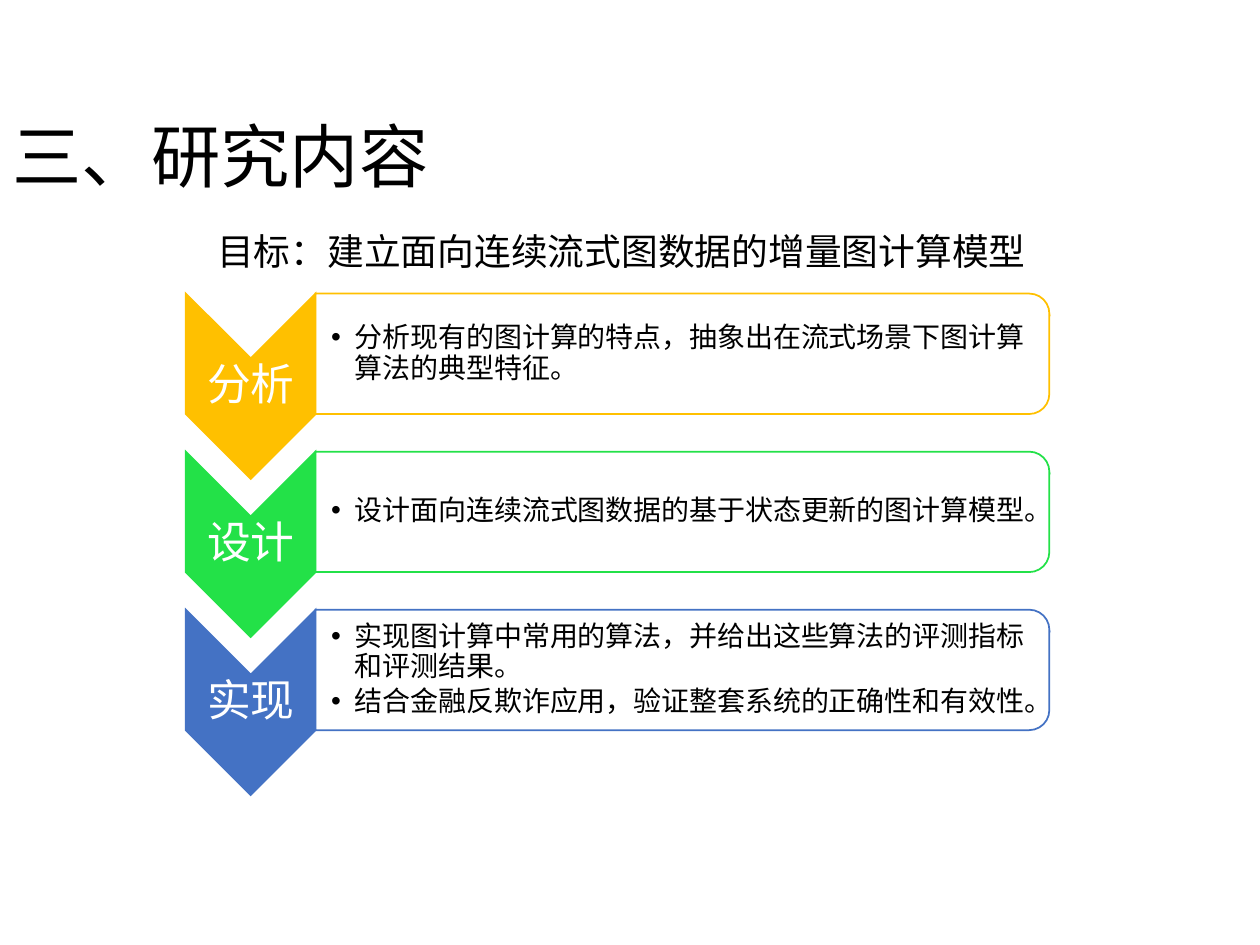
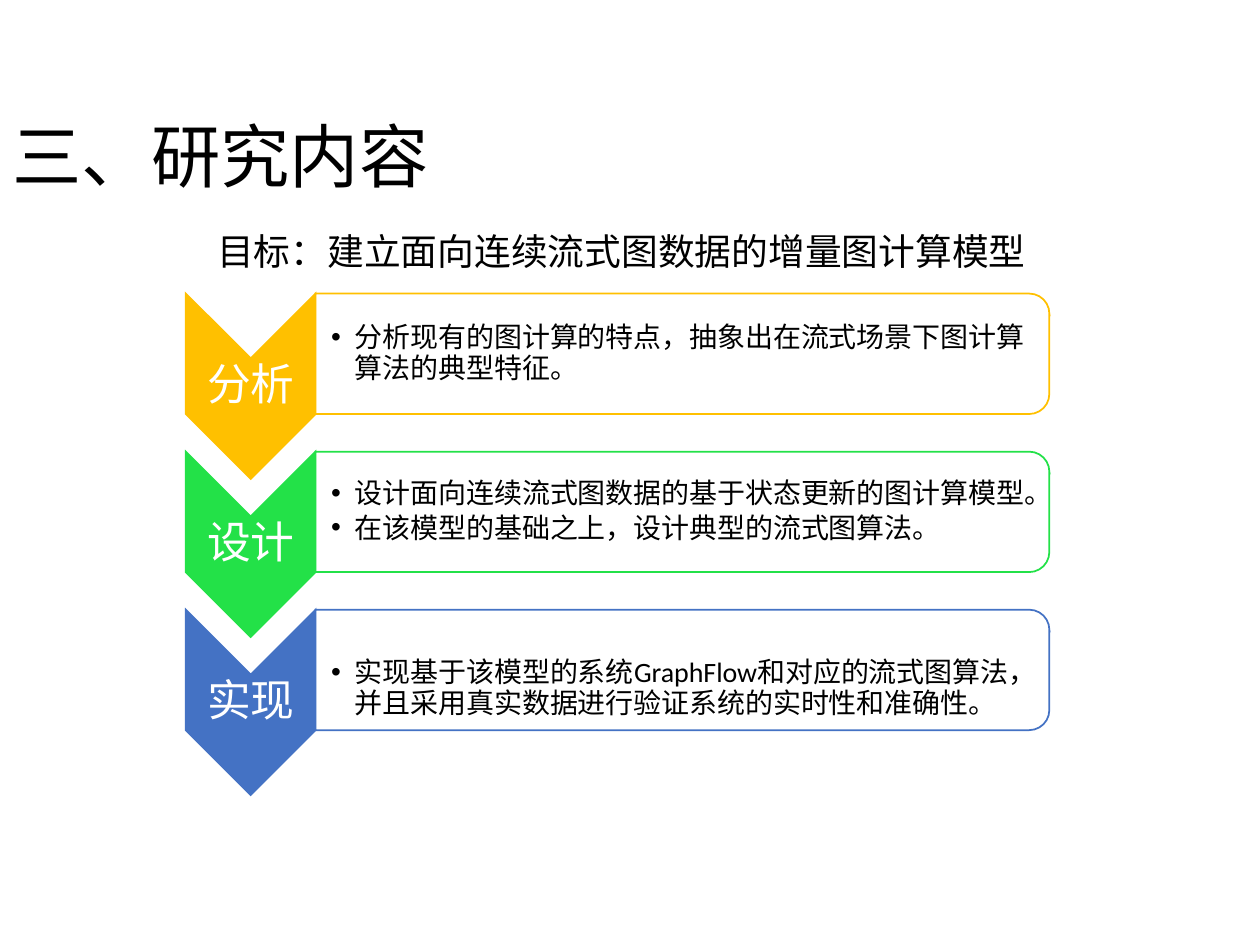
Before and after one commit to DuanSky22/GraduationThesis, a slide deck: slide 9 of post-graduate paper/中期汇报-段世凯-v3.0.pptx (slide 10 before the commit). Drawn at 1260x945 pixels with LibreOffice and Linux fonts; fonts in the diff are those of the drawing. Boxes give left, top, right and bottom in pixels: in the first picture for what was removed or moved away, otherwise in the second. Text is boxed around its words. In the diff, an @@ line names an element or a change of style, - is before the commit and + after.

```diff
--- a/post-graduate paper/中期汇报-段世凯-v3.0.pptx
+++ b/post-graduate paper/中期汇报-段世凯-v3.0.pptx
@@ text at (355,514,941,541): paragraph added @@
+  •• 在该模型的基础之上，设计典型的流式图算法。
@@ text at (355,658,1037,716): text changed @@
-  •• 实现图计算中常用的算法，并给出这些算法的评测指标和评测结果。
-  •• 结合金融反欺诈应用，验证整套系统的正确性和有效性。
+  •• 实现基于该模型的系统GraphFlow和对应的流式图算法，并且采用真实数据进行验证系统的实时性和准确性。
```
Also in this commit, not shown: 23 other slides changed, 7 slides added, 5 slides removed, 15 other files.
